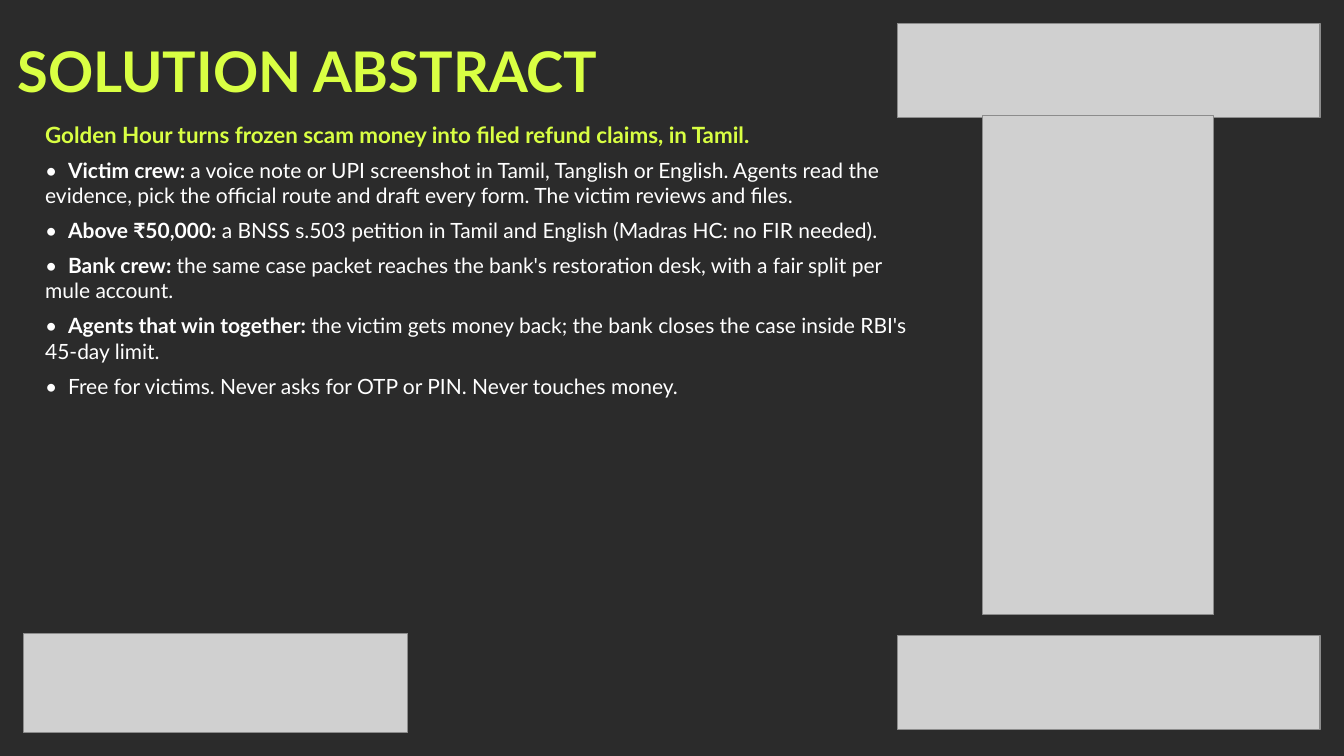
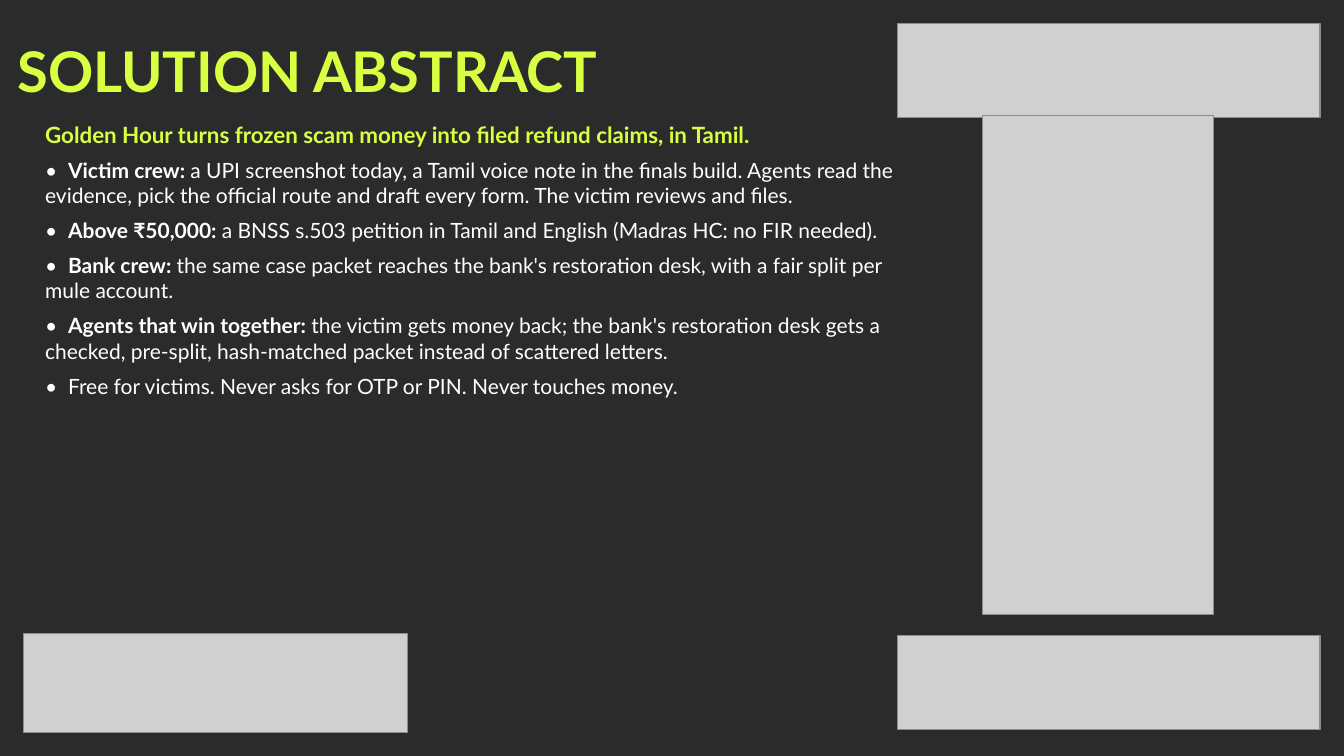
Before and after one commit to mahak867/Golden-Hour, a slide deck: slide 3 of deck/GoldenHour_KHacks4_Submission_Visual.pptx. Drawn at 1344x756 pixels with LibreOffice and Linux fonts; fonts in the diff are those of the drawing; grey boxes stand for pictures; background and template pictures are left out; a plain dark background stands for a picture behind light text. Boxes give left, top, right and bottom in pixels: in the first picture for what was removed or moved away, otherwise in the second. Text is boxed around its words. In the diff, an @@ line names an element or a change of style, - is before the commit and + after.

```diff
--- a/deck/GoldenHour_KHacks4_Submission_Visual.pptx
+++ b/deck/GoldenHour_KHacks4_Submission_Visual.pptx
@@ text at [45, 162, 893, 207]: text changed @@
-• Victim crew: a voice note or UPI screenshot in Tamil, Tanglish or English. Agents read the evidence, pick the official route and draft every form. The victim reviews and files.
+• Victim crew: a UPI screenshot today, a Tamil voice note in the finals build. Agents read the evidence, pick the official route and draft every form. The victim reviews and files.
@@ text at [45, 317, 880, 363]: text changed @@
-• Agents that win together: the victim gets money back; the bank closes the case inside RBI's 45-day limit.
+• Agents that win together: the victim gets money back; the bank's restoration desk gets a checked, pre-split, hash-matched packet instead of scattered letters.
```
Also in this commit, not shown: 4 other slides changed, 4 other files.
